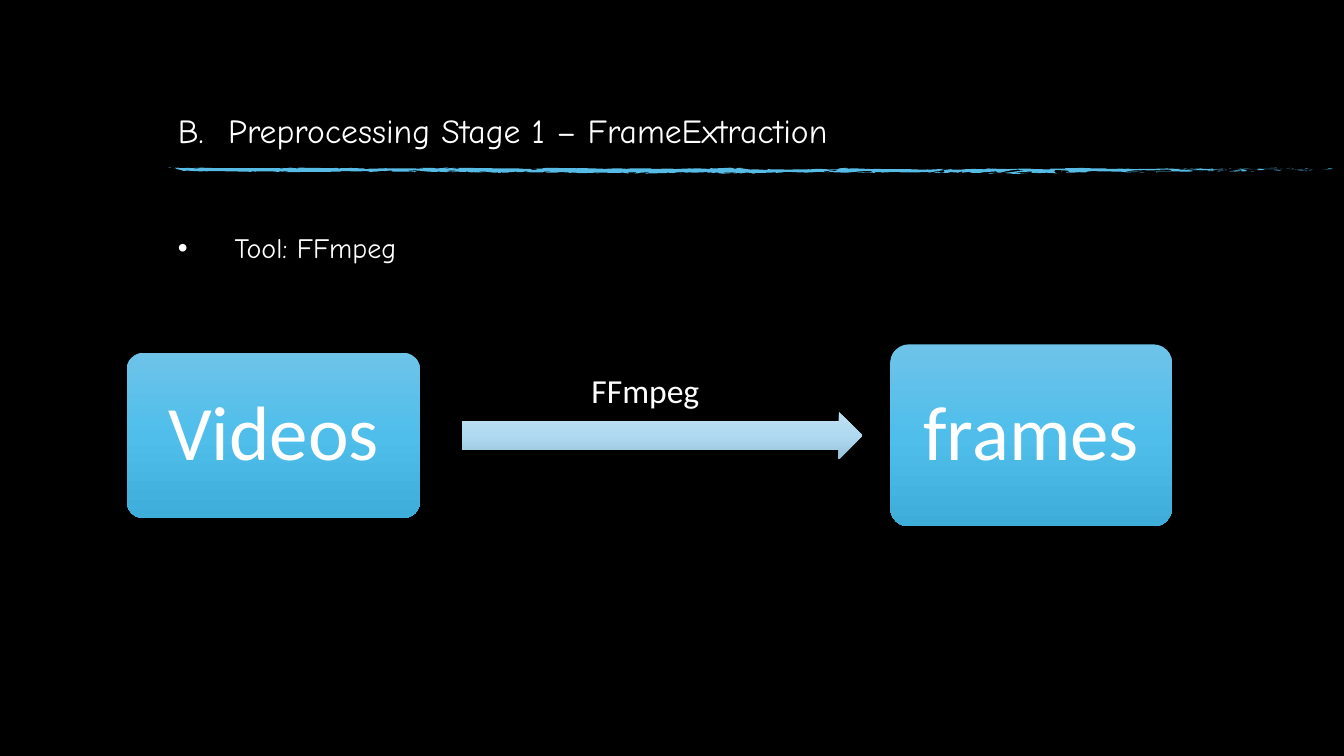
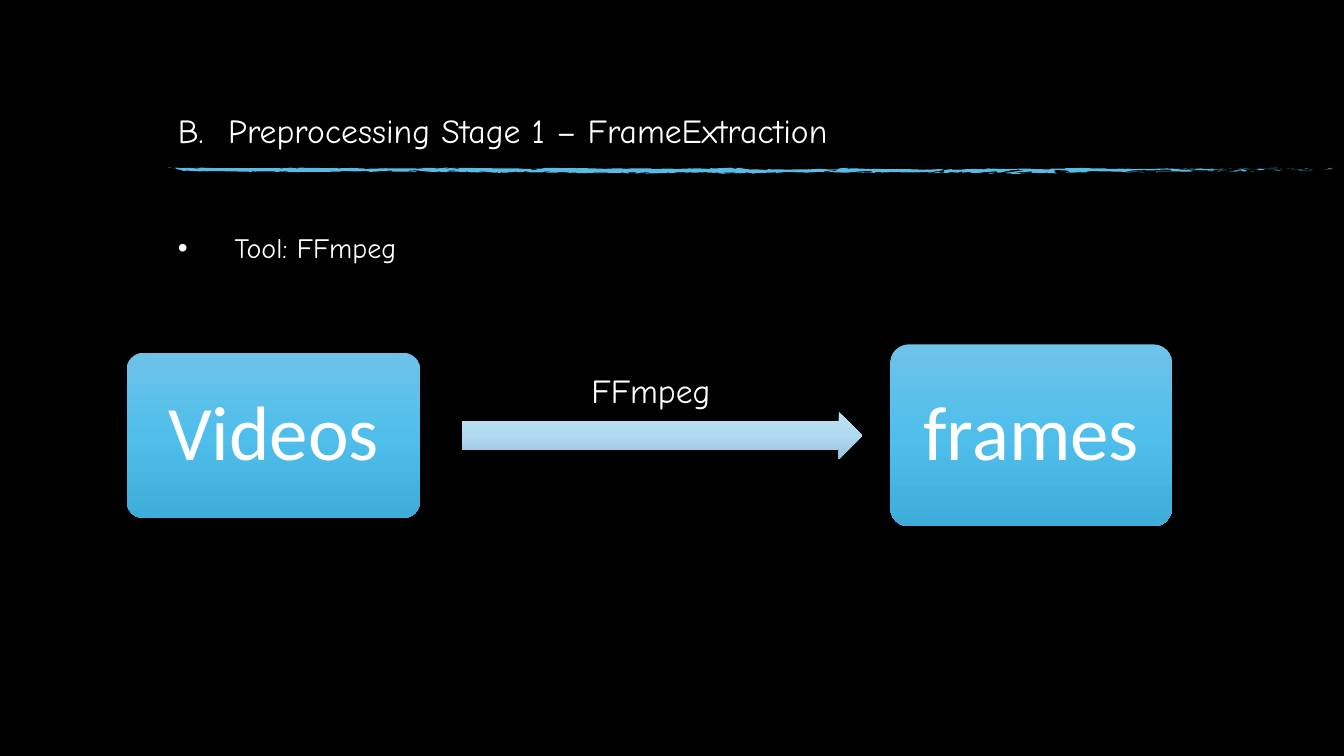
Before and after one commit to GatHors/ImageProcessing, a slide deck: slide 19 of Report & presentation/FinalReport_Gathors.pptm. Drawn at 1344x756 pixels with LibreOffice and Linux fonts; fonts in the diff are those of the drawing; background and template pictures are left out. Boxes give left, top, right and bottom in pixels: in the first picture for what was removed or moved away, otherwise in the second. Text is boxed around its words. In the diff, an @@ line names an element or a change of style, - is before the commit and + after.

```diff
--- a/Report & presentation/FinalReport_Gathors.pptm
+++ b/Report & presentation/FinalReport_Gathors.pptm
@@ text "FFmpeg" at [591,380,710,410]: font Calibri to Comic Neue @@
```
Also in this commit, not shown: 6 other slides changed.
